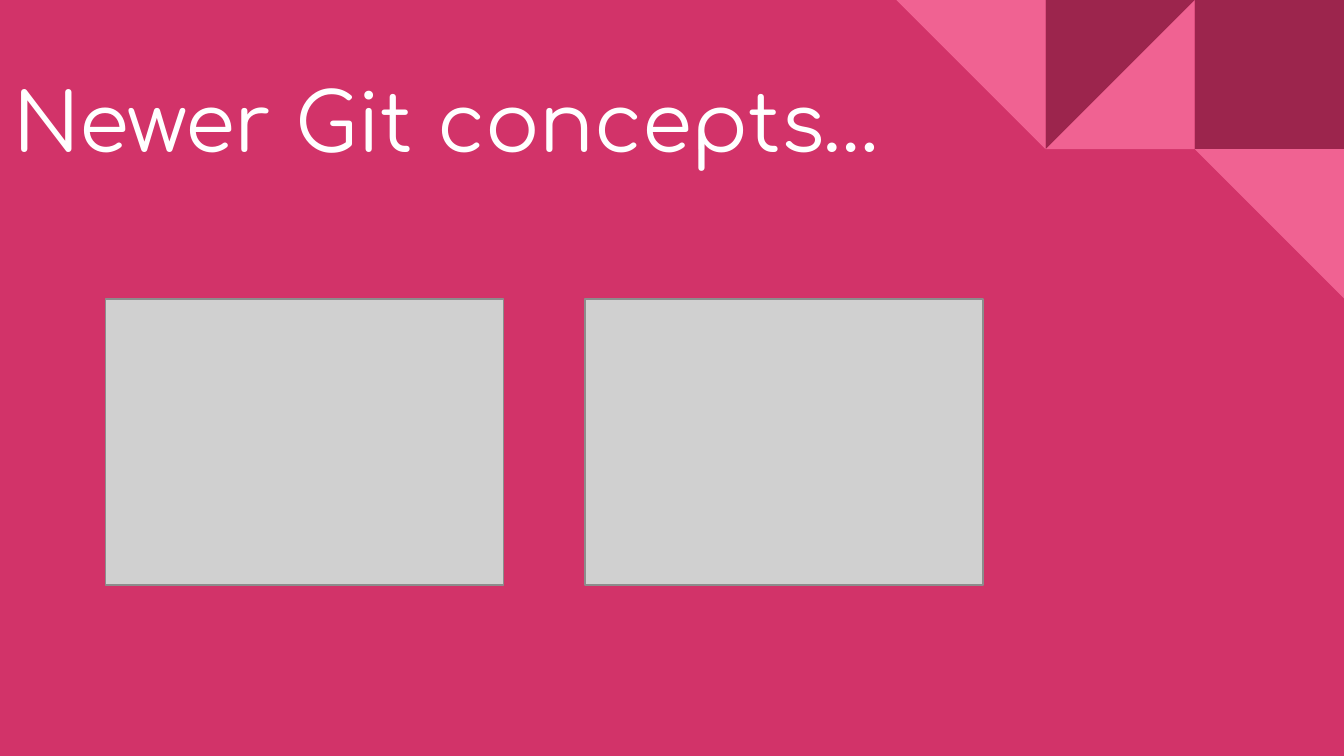
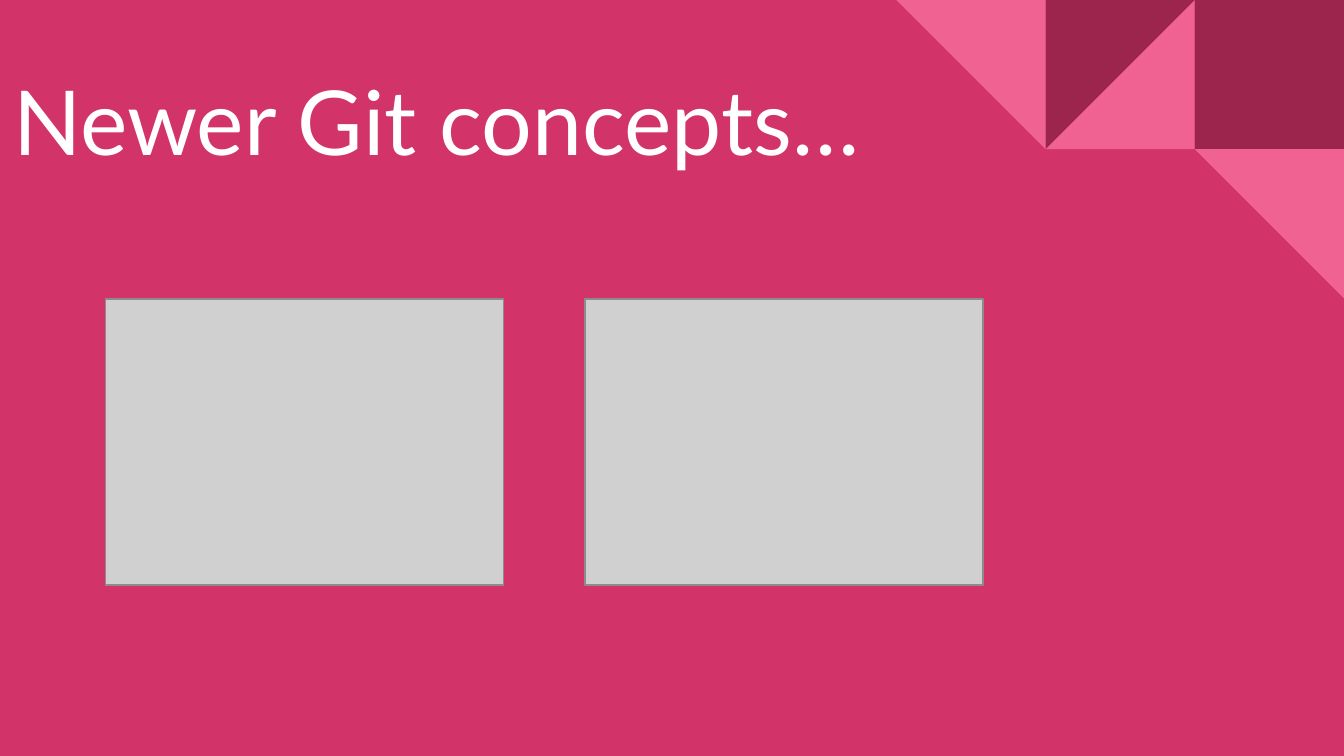
Before and after one commit to MrVaibhavChamp/Git-Advanced-Features, a slide deck: slide 5 of KOSS ppt.pptx. Drawn at 1344x756 pixels with LibreOffice and Linux fonts; fonts in the diff are those of the drawing; grey boxes stand for pictures. Boxes give left, top, right and bottom in pixels: in the first picture for what was removed or moved away, otherwise in the second. Text is boxed around its words. In the diff, an @@ line names an element or a change of style, - is before the commit and + after.

```diff
--- a/KOSS ppt.pptx
+++ b/KOSS ppt.pptx
@@ title "Newer Git concepts…" at [13, 89, 860, 171]: size 43.2 to 48 pt, font Comfortaa to Lato @@
```
Also in this commit, not shown: 10 other slides changed, 7 slides added.
